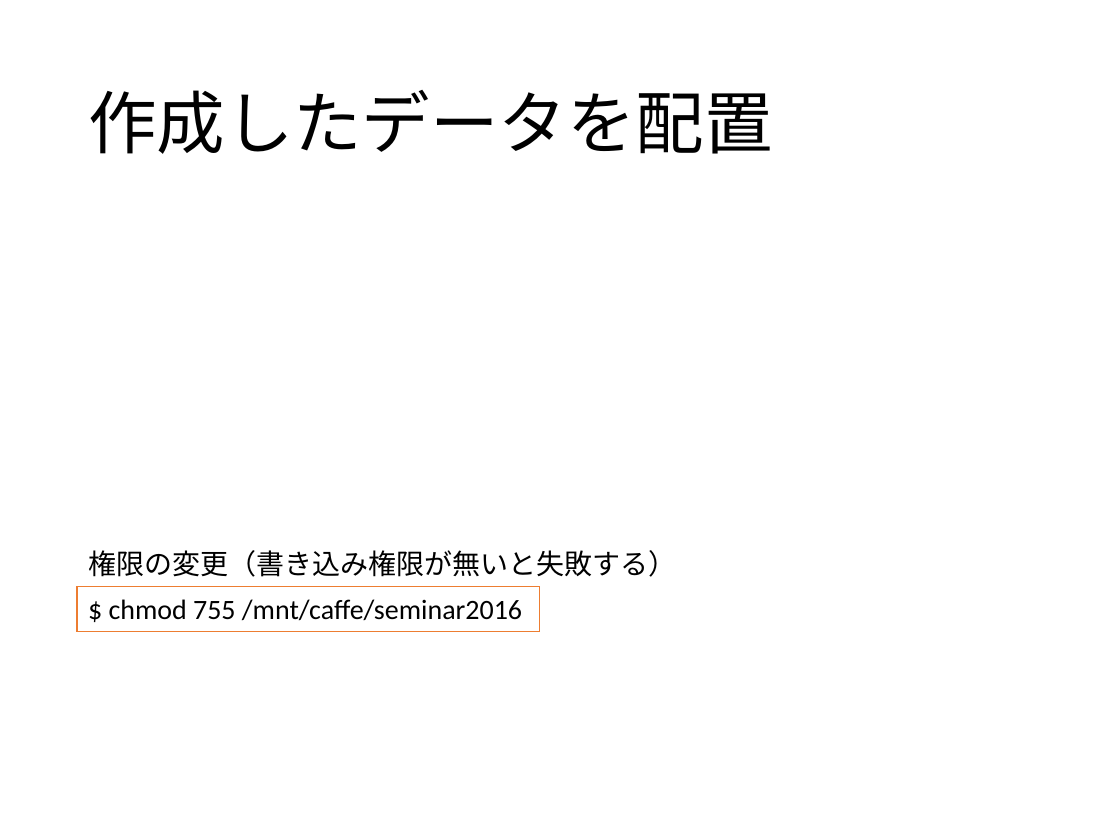
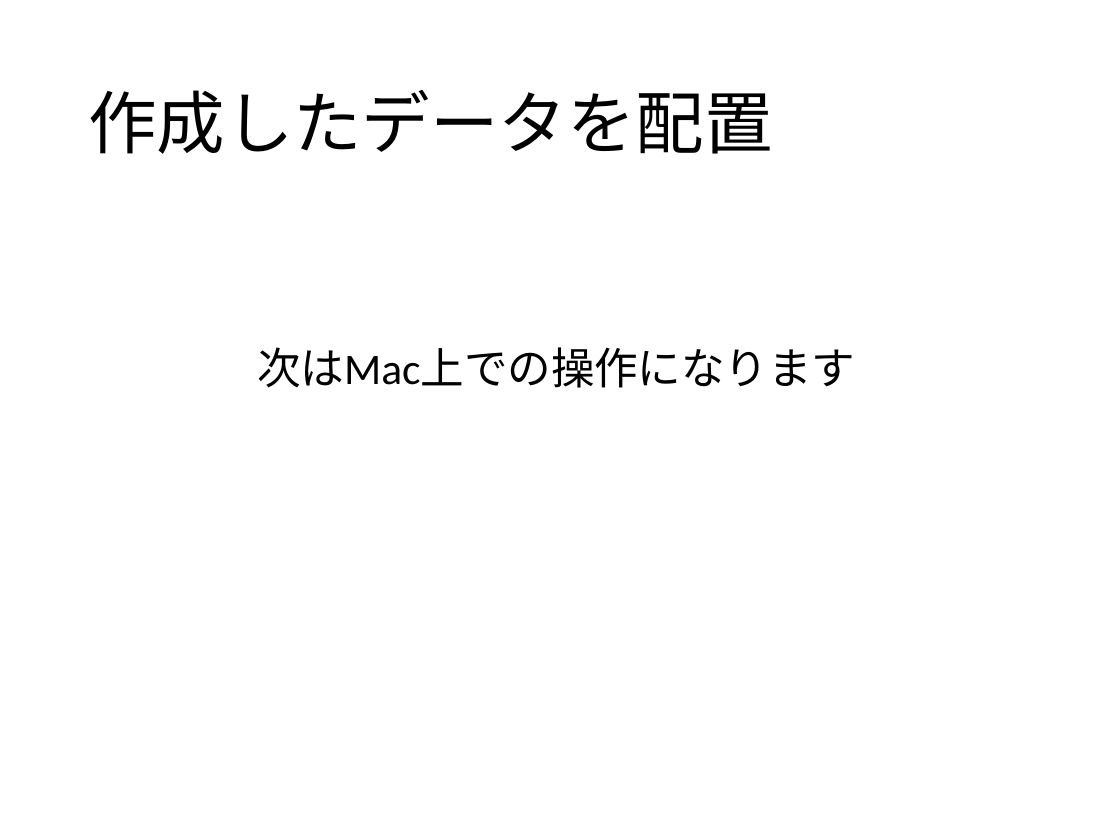
Before and after one commit to hara-lab-mizofumi/Seminar2016, a slide deck: slide 14 of 3-Caffe向けの自作データセットの作成.pptx (slide 12 before the commit). Drawn at 1120x840 pixels with LibreOffice and Linux fonts; fonts in the diff are those of the drawing. Boxes give left, top, right and bottom in pixels: in the first picture for what was removed or moved away, otherwise in the second. Text is boxed around its words. In the diff, an @@ line names an element or a change of style, - is before the commit and + after.

```diff
--- a/3-Caffe向けの自作データセットの作成.pptx
+++ b/3-Caffe向けの自作データセットの作成.pptx
@@ text added at (257, 347, 855, 388), 28 pt, text #000000 @@
+次はMac上での操作になります
@@ text removed at (88, 550, 676, 577) @@
-権限の変更（書き込み権限が無いと失敗する）
@@ rectangle removed at (77, 587, 540, 632) @@
-$ chmod 755 /mnt/caffe/seminar2016
```
Also in this commit, not shown: 3 other slides changed, 6 slides added.
